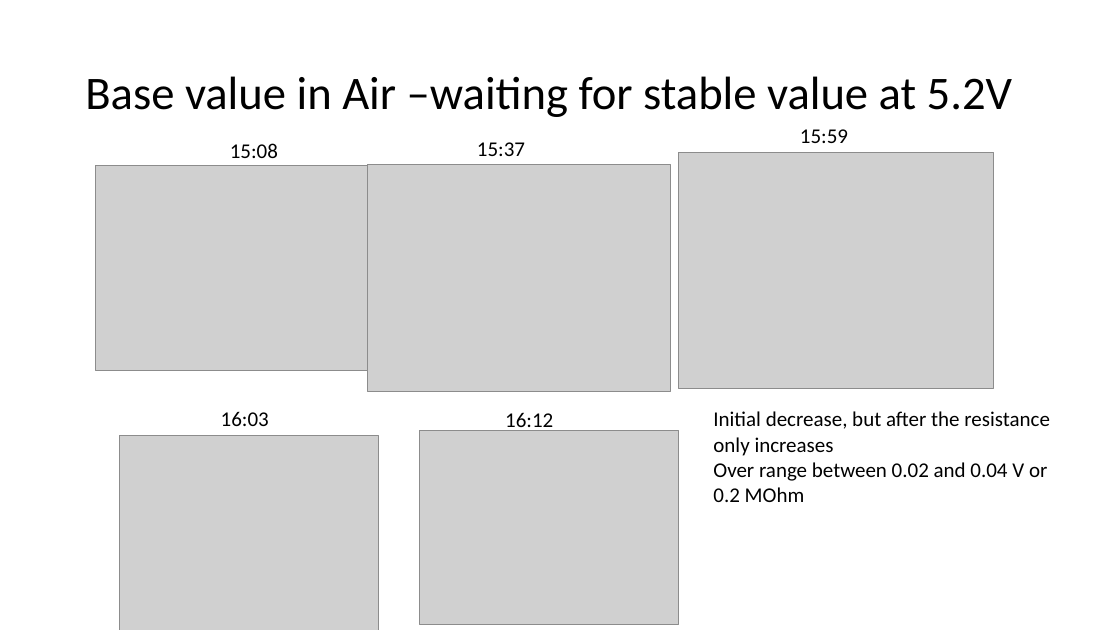
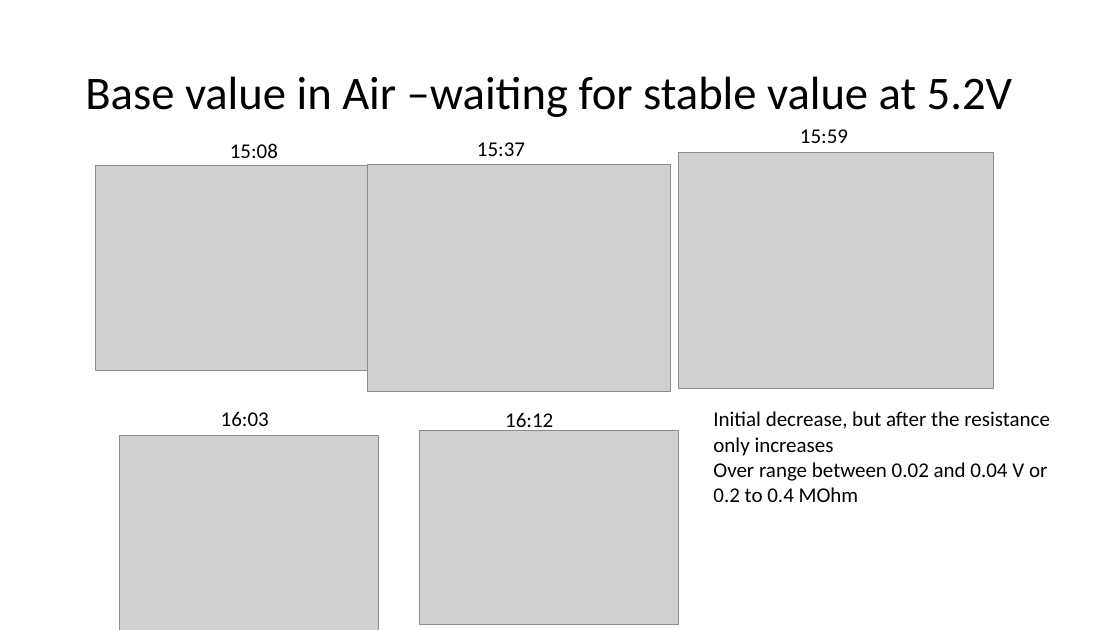
Before and after one commit to HetRijk/MEP_control_software, a slide deck: slide 2 of Measurements/20200129 Second sensor final try/2nd Sensor – final try.pptx. Drawn at 1120x630 pixels with LibreOffice and Linux fonts; fonts in the diff are those of the drawing; grey boxes stand for pictures. Boxes give left, top, right and bottom in pixels: in the first picture for what was removed or moved away, otherwise in the second. Text is boxed around its words. In the diff, an @@ line names an element or a change of style, - is before the commit and + after.

```diff
--- a/Measurements/20200129 Second sensor final try/2nd Sensor – final try.pptx
+++ b/Measurements/20200129 Second sensor final try/2nd Sensor – final try.pptx
@@ text at (x1=713, y1=487, x2=859, y2=502): text changed @@
-0.2 MOhm
+0.2 to 0.4 MOhm
```
Also in this commit, not shown: 2 other slides changed, 9 slides added, 26 other files.
